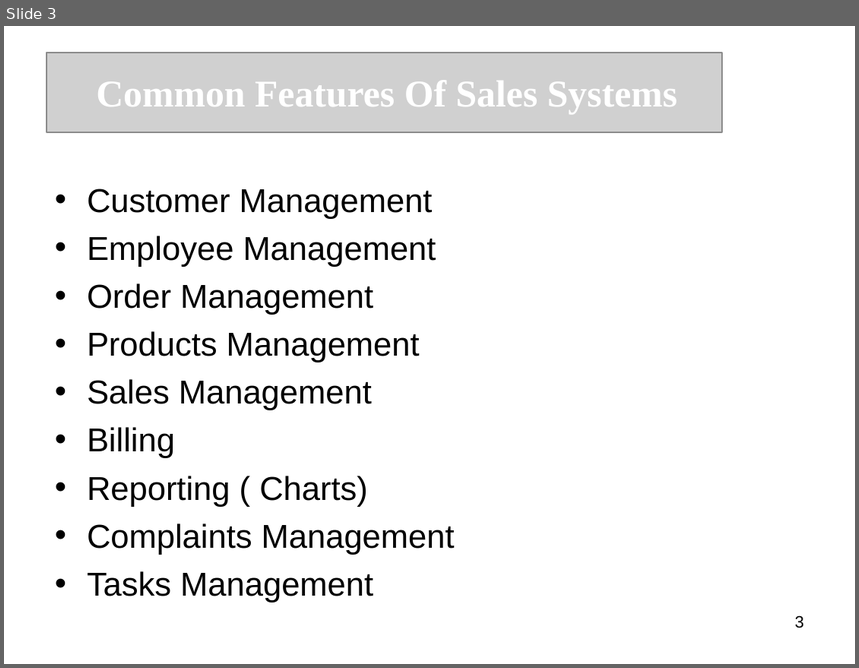
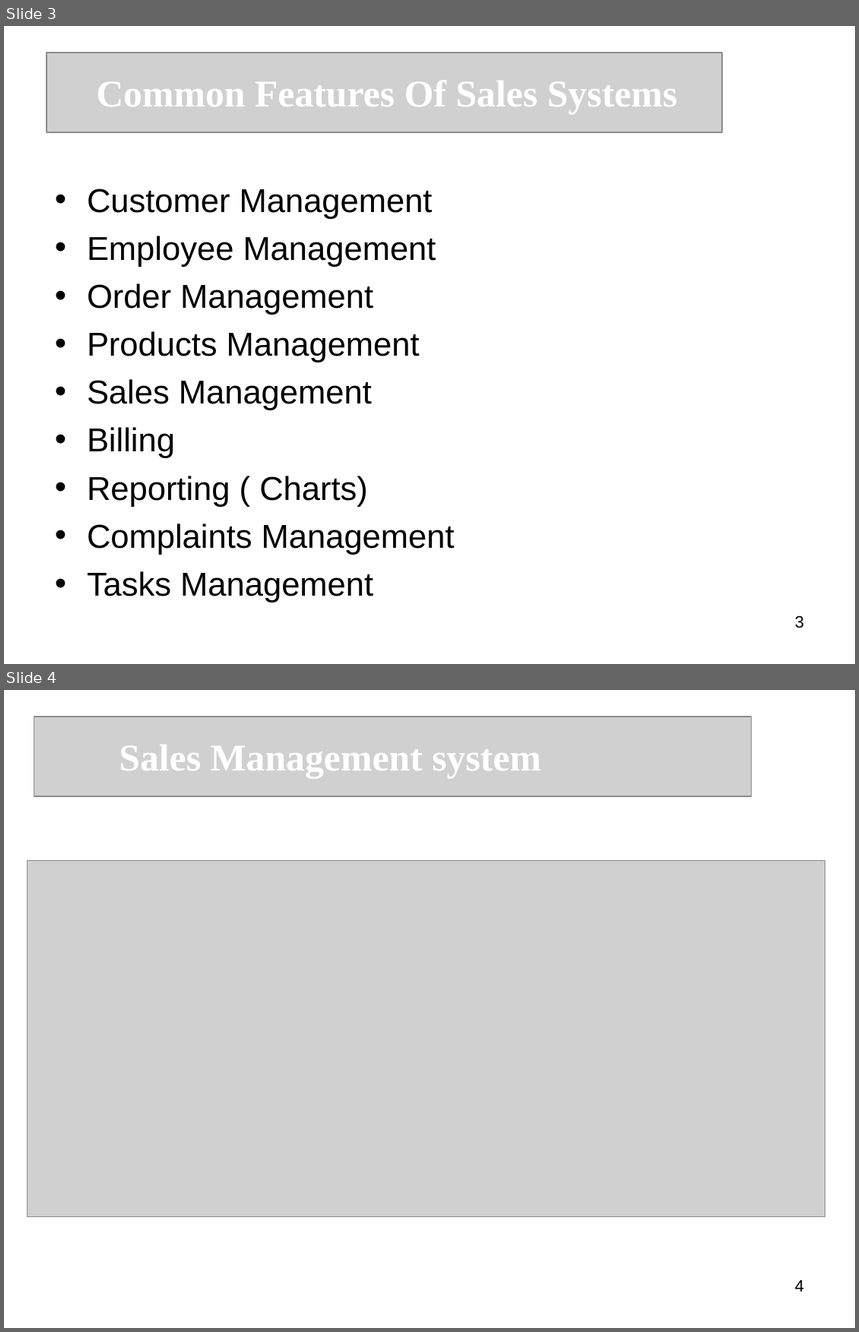
Before and after one commit to MhiraHANA/ipd10-dotnet-project-sales-management, a slide deck: SMS.ppt. Shown one above the other, each under a label of ours: slide 3 before the commit, slides 3 and 4 after it. The pictures are 859x668 and 859x1332 pixels, drawn with LibreOffice and Linux fonts; fonts in the diff are those of the drawing; grey boxes stand for pictures. Boxes give left, top, right and bottom in pixels: in the first picture for what was removed or moved away, otherwise in the second. Text is boxed around its words. In the diff, an @@ line names an element or a change of style, - is before the commit and + after.

```diff
--- a/SMS.ppt
+++ b/SMS.ppt
@@ slide 4 added at [4,690,855,1328], background #FFFFFF @@
@@ picture added at [34,717,751,796] @@
@@ picture added at [77,717,722,796] @@
@@ text added at [119,745,541,778], 32 pt, text #FFFFFF, bold @@
+Sales Management system
@@ picture added at [27,860,825,1217] @@
@@ page number added at [795,1281,804,1292], 14 pt, text #000000 @@
+4
```
Also in this commit, not shown: 1 slide removed, 2 other files.
